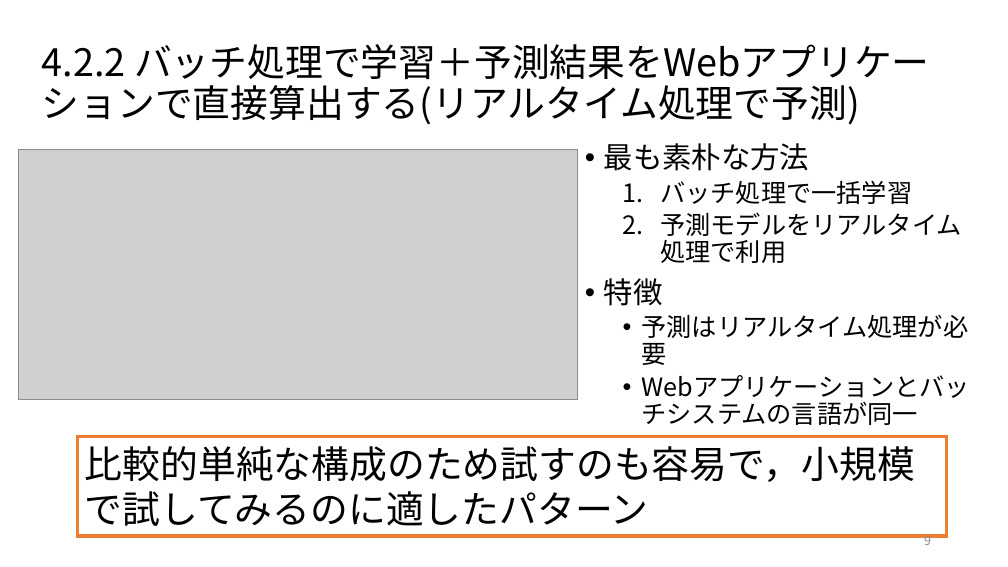
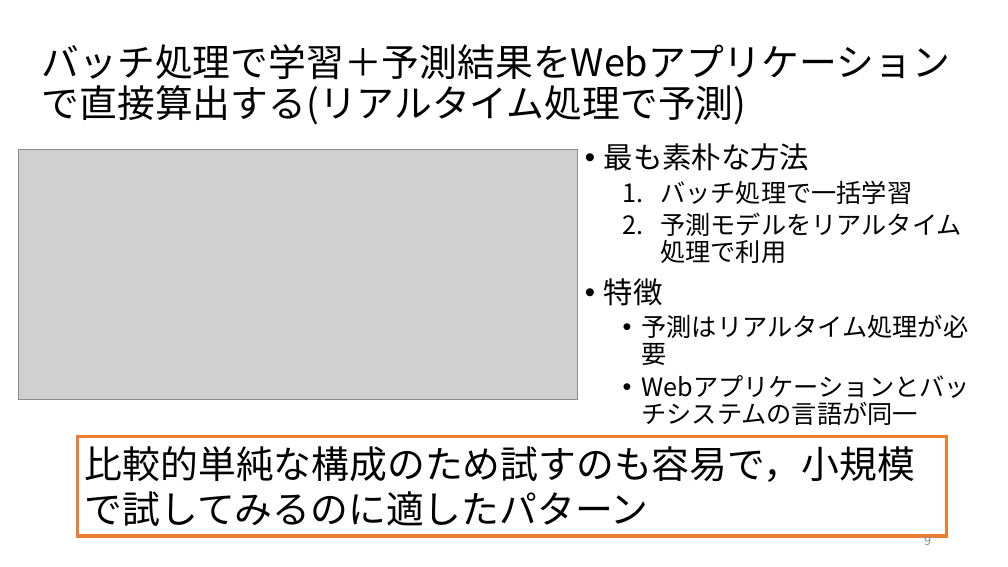
Before and after one commit to ryosuke-ku/Rinko, a slide deck: slide 9 of 仕事ではじめる機械学習第4章.pptx. Drawn at 1008x567 pixels with LibreOffice and Linux fonts; fonts in the diff are those of the drawing; grey boxes stand for pictures. Boxes give left, top, right and bottom in pixels: in the first picture for what was removed or moved away, otherwise in the second. Text is boxed around its words. In the diff, an @@ line names an element or a change of style, - is before the commit and + after.

```diff
--- a/仕事ではじめる機械学習第4章.pptx
+++ b/仕事ではじめる機械学習第4章.pptx
@@ title at bbox=[42, 44, 950, 125]: text changed @@
-4.2.2 バッチ処理で学習＋予測結果をWebアプリケーションで直接算出する(リアルタイム処理で予測)
+バッチ処理で学習＋予測結果をWebアプリケーションで直接算出する(リアルタイム処理で予測)
```
Also in this commit, not shown: 20 other slides changed, 3 other files.
